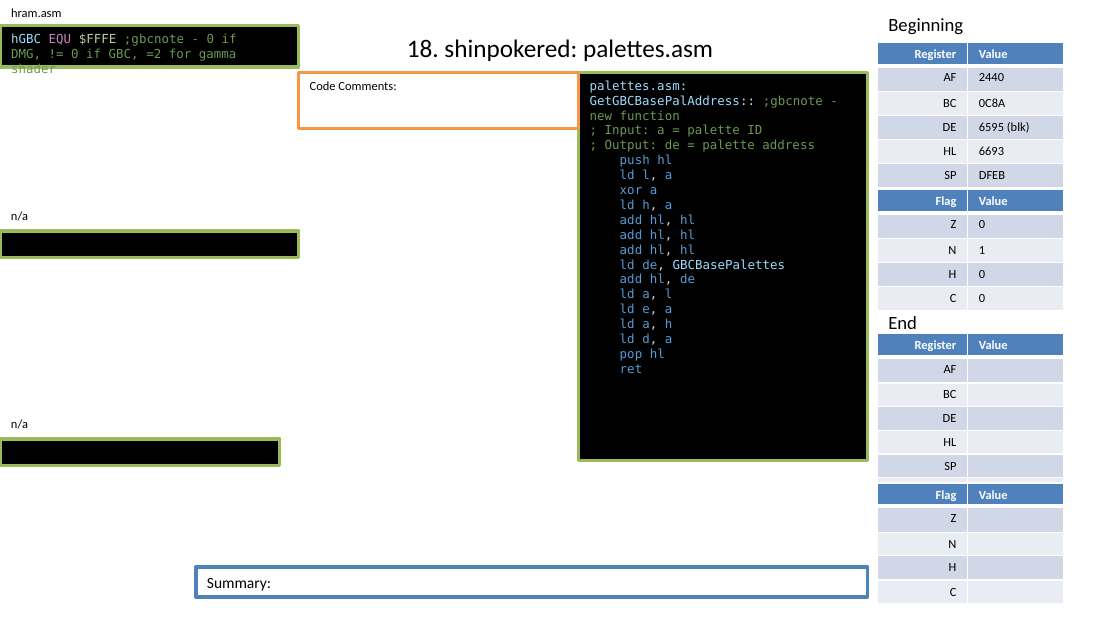
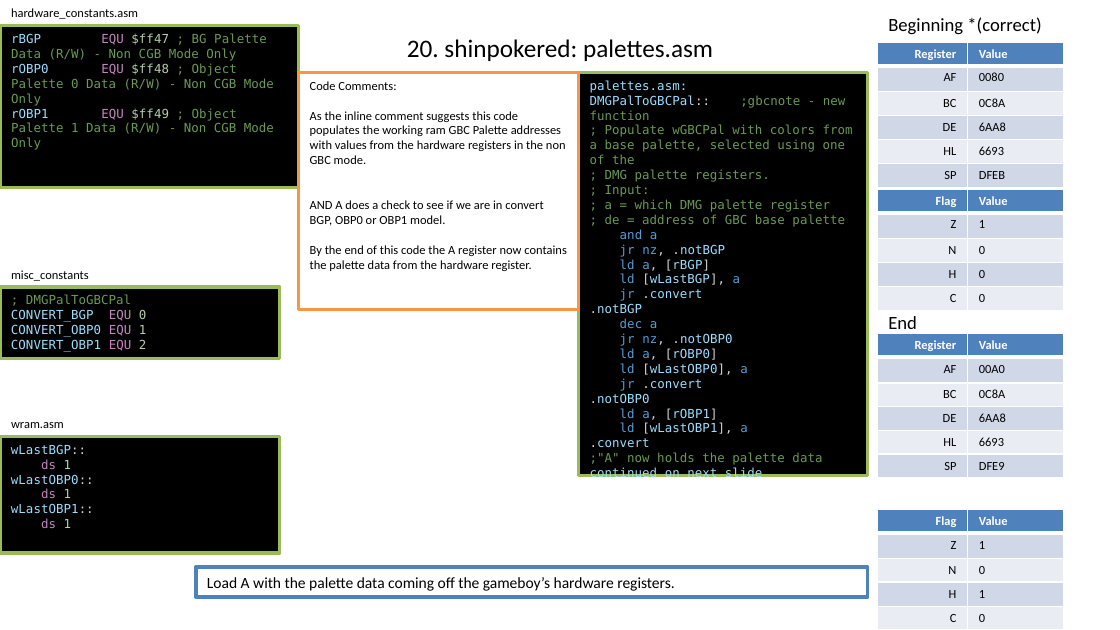
Before and after one commit to timweilert/DK94_Color, a slide deck: slide 25 of SGB_TO_GBC.pptx (slide 23 before the commit). Drawn at 1120x630 pixels with LibreOffice and Linux fonts; fonts in the diff are those of the drawing. Boxes give left, top, right and bottom in pixels: in the first picture for what was removed or moved away, otherwise in the second. Text is boxed around its words. In the diff, an @@ line names an element or a change of style, - is before the commit and + after.

```diff
--- a/SGB_TO_GBC.pptx
+++ b/SGB_TO_GBC.pptx
@@ rectangle "rBGP EQU $ff47 ; BG ...": place and size @@
-rectangle "rBGP EQU $ff47 ; BG ..." at [0, 26, 299, 67]
+rectangle "rBGP EQU $ff47 ; BG ..." at [0, 26, 299, 188]
@@ text at [11, 8, 138, 19]: text changed @@
-hram.asm
+hardware_constants.asm
@@ text at [888, 17, 1041, 35]: text changed @@
-Beginning
+Beginning *(correct)
@@ text in rectangle at [11, 33, 274, 150]: text changed @@
-hGBC EQU $FFFE ;gbcnote - 0 if DMG, != 0 if GBC, =2 for gamma shader
+rBGP EQU $ff47 ; BG Palette Data (R/W) - Non CGB Mode Only
+rOBP0 EQU $ff48 ; Object Palette 0 Data (R/W) - Non CGB Mode Only
+rOBP1 EQU $ff49 ; Object Palette 1 Data (R/W) - Non CGB Mode Only
@@ title at [407, 39, 713, 61]: text changed @@
-18. shinpokered: palettes.asm
+20. shinpokered: palettes.asm
@@ table at [877, 43, 1064, 186] @@
-row 2, column 2: 2440
+row 2, column 2: 0080
-row 4, column 2: 6595 (blk)
+row 4, column 2: 6AA8
@@ rectangle "Code Comments:": place and size @@
-rectangle "Code Comments:" at [299, 73, 579, 129]
+rectangle "Code Comments:" at [299, 73, 579, 310]
@@ rectangle "palettes.asm:": place and size @@
-rectangle "palettes.asm:" at [579, 73, 868, 461]
+rectangle "palettes.asm:" at [579, 73, 868, 476]
@@ text in rectangle at [310, 111, 567, 271]: paragraphs added @@
+As the inline comment suggests this code populates the working ram GBC Palette addresses with values from the hardware registers in the non GBC mode.
+AND A does a check to see if we are in convert BGP, OBP0 or OBP1 model.
+By the end of this code the A register now contains the palette data from the hardware register.
@@ text in rectangle at [590, 95, 853, 480]: text changed; text colour #569CD6 to #6A9955 @@
-GetGBCBasePalAddress:: ;gbcnote - new function
-; Input: a = palette ID
-; Output: de = palette address
-push hl
-ld l, a
-xor a
-ld h, a
-add hl, hl
-add hl, hl
-add hl, hl
-ld de, GBCBasePalettes
-add hl, de
-ld a, l
-ld e, a
-ld a, h
-ld d, a
-pop hl
-ret
+DMGPalToGBCPal:: ;gbcnote - new function
+; Populate wGBCPal with colors from a base palette, selected using one of the
+; DMG palette registers.
+; Input:
+; a = which DMG palette register
+; de = address of GBC base palette
+and a
+jr nz, .notBGP
+ld a, [rBGP]
+ld [wLastBGP], a
+jr .convert
+.notBGP
+dec a
+jr nz, .notOBP0
+ld a, [rOBP0]
+ld [wLastOBP0], a
+jr .convert
+.notOBP0
+ld a, [rOBP1]
+ld [wLastOBP1], a
+.convert
+;"A" now holds the palette data
+continued on next slide
@@ table at [877, 189, 1064, 309] @@
-row 2, column 2: 0
+row 2, column 2: 1
-row 3, column 2: 1
+row 3, column 2: 0
@@ rectangle removed at [0, 231, 299, 258] @@
@@ text removed at [11, 211, 28, 221] @@
-n/a
@@ rectangle added at [0, 287, 280, 358], fill #000000, outline #9BBB59 2 pt, 8 pt, text #9CDCFE @@
+; DMGPalToGBCPal
+CONVERT_BGP EQU 0
+CONVERT_OBP0 EQU 1
+CONVERT_OBP1 EQU 2
@@ text added at [11, 270, 89, 281], 8 pt, text #000000 @@
+misc_constants
@@ table at [877, 334, 1064, 477] @@
-row 2: AF | 
-row 3: BC | 
-row 4: DE | 
-row 5: HL | 
-row 6: SP | 
-row 7:  | 
+row 2: AF | 00A0
+row 3: BC | 0C8A
+row 4: DE | 6AA8
+row 5: HL | 6693
+row 6: SP | DFE9
@@ rectangle removed at [0, 439, 280, 466] @@
@@ rectangle added at [0, 437, 280, 553], fill #000000, outline #9BBB59 2 pt, 8 pt, text #9CDCFE @@
+wLastBGP::
+ds 1
+wLastOBP0::
+ds 1
+wLastOBP1::
+ds 1
@@ text at [11, 422, 64, 428]: text changed @@
-n/a
+wram.asm
@@ table at [877, 510, 1064, 629] @@
-row 2, column 2: 
+row 2, column 2: 1
-row 3, column 2: 
+row 3, column 2: 0
-row 4, column 2: 
+row 4, column 2: 1
-row 5, column 2: 
+row 5, column 2: 0
@@ table: place and size @@
-table at [877, 483, 1064, 603]
+table at [877, 510, 1064, 629]
@@ text in rectangle at [207, 577, 675, 591]: text changed @@
-Summary:
+Load A with the palette data coming off the gameboy’s hardware registers.
```
Also in this commit, not shown: 3 other slides changed, 5 slides added.
